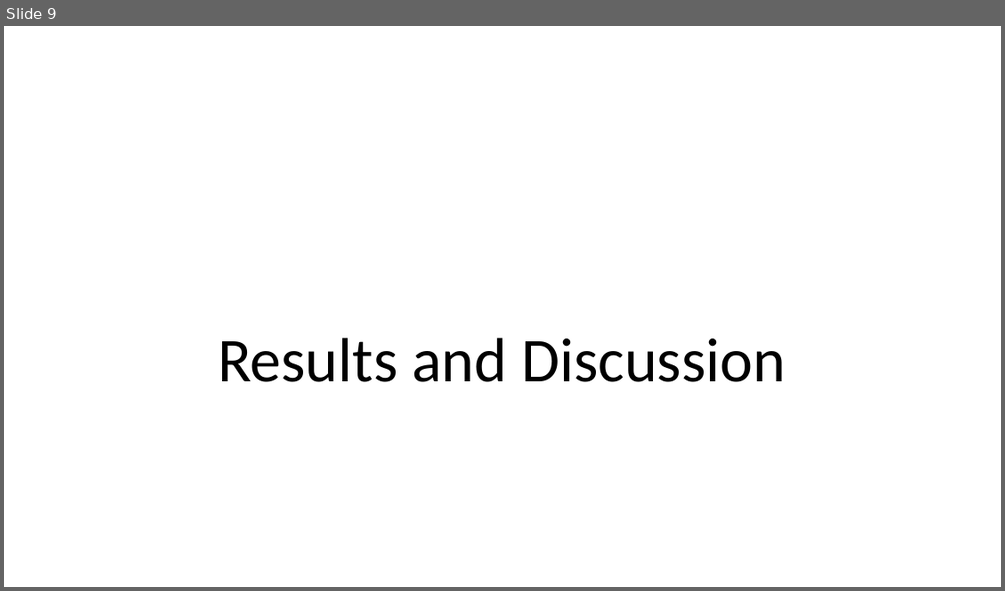
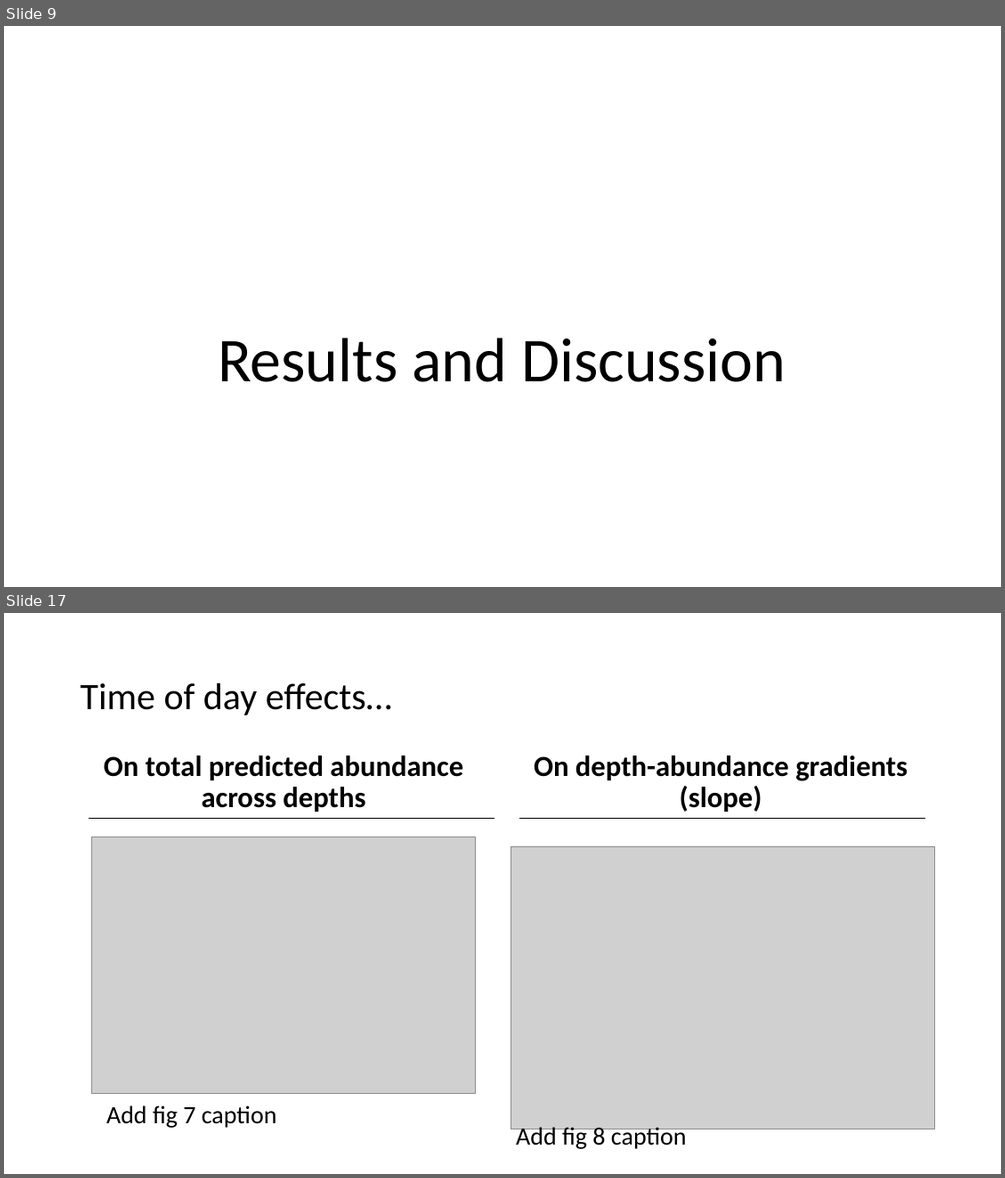
Before and after one commit to LukeABobay/larval-fish-community-analysis, a slide deck: PICES 2026 Presentation.pptx. Shown one above the other, each under a label of ours: slide 9 before the commit, slides 9 and 17 after it; the slides between them are not shown. The pictures are 1005x591 and 1005x1178 pixels, drawn with LibreOffice and Linux fonts; fonts in the diff are those of the drawing; grey boxes stand for pictures. Boxes give left, top, right and bottom in pixels: in the first picture for what was removed or moved away, otherwise in the second. Text is boxed around its words. In the diff, an @@ line names an element or a change of style, - is before the commit and + after.

Commit message:
Continue outlining slides and add figures

```diff
--- a/PICES 2026 Presentation.pptx
+++ b/PICES 2026 Presentation.pptx
@@ slide 17 added at <box>4,613,1001,1174</box>, background #FFFFFF @@
@@ title added at <box>81,683,392,715</box>, 36 pt, text #000000 @@
+Time of day effects…
@@ text added at <box>104,755,463,811</box>, 28 pt, text #000000, bold @@
+On total predicted abundance across depths
@@ text added at <box>534,755,907,811</box>, 28 pt, text #000000, bold @@
+On depth-abundance gradients (slope)
@@ line added from (89, 819) to (494, 819), #000000 1 pt @@
@@ line added from (520, 818) to (925, 818), #000000 1 pt @@
@@ picture added at <box>91,836,475,1093</box> @@
@@ picture added at <box>510,846,934,1129</box> @@
@@ text added at <box>106,1105,277,1127</box>, 24 pt, text #000000 @@
+Add fig 7 caption
@@ text added at <box>516,1124,687,1149</box>, 24 pt, text #000000 @@
+Add fig 8 caption
```
Also in this commit, not shown: 10 slides changed, 5 other slides added.
